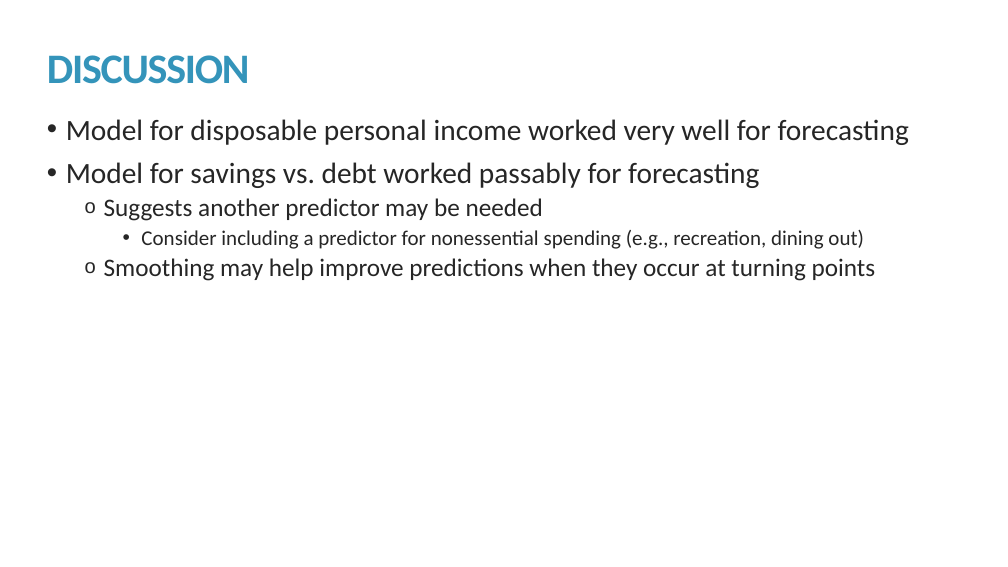
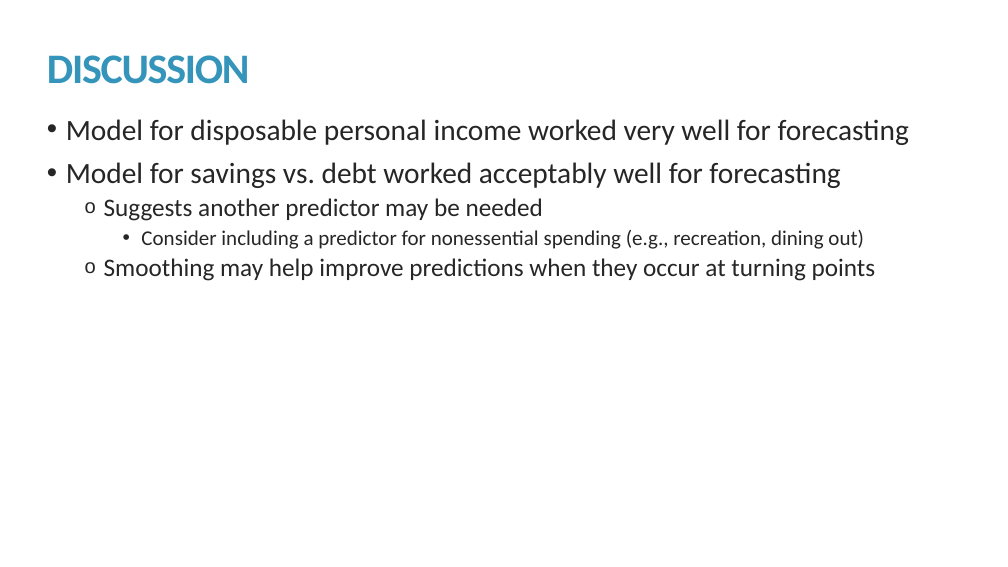
Before and after one commit to kmprioliPROF/MAT_8444_Final_Project, a slide deck: slide 16 of Prioli_Final_Proj.pptx. Drawn at 1008x567 pixels with LibreOffice and Linux fonts; fonts in the diff are those of the drawing. Boxes give left, top, right and bottom in pixels: in the first picture for what was removed or moved away, otherwise in the second. Text is boxed around its words. In the diff, an @@ line names an element or a change of style, - is before the commit and + after.

Commit message:
Updating slides to reflect corrections to savings vs debt model

```diff
--- a/Prioli_Final_Proj.pptx
+++ b/Prioli_Final_Proj.pptx
@@ text at bbox=[66, 162, 840, 188]: text changed @@
-• Model for savings vs. debt worked passably for forecasting
+• Model for savings vs. debt worked acceptably well for forecasting
```
Also in this commit, not shown: 4 other slides changed.
